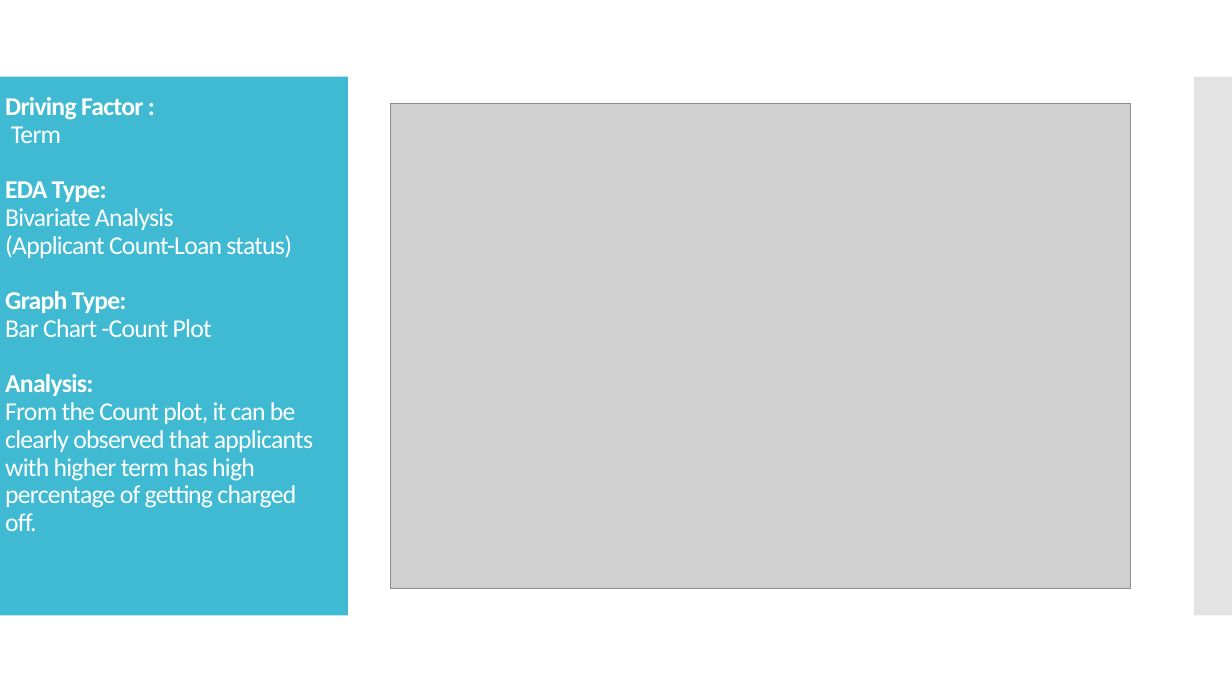
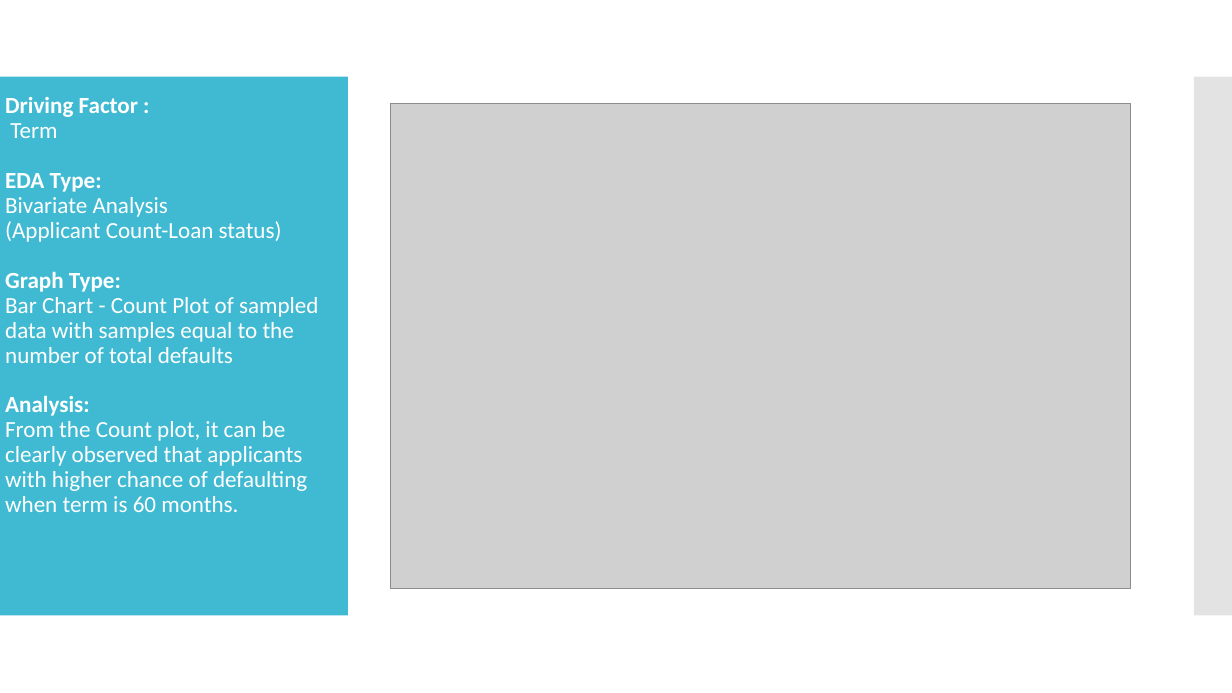
Before and after one commit to Tyagi0502/Lending-Club-Case-Study, a slide deck: slide 6 of Case Study.pptx. Drawn at 1232x693 pixels with LibreOffice and Linux fonts; fonts in the diff are those of the drawing; grey boxes stand for pictures. Boxes give left, top, right and bottom in pixels: in the first picture for what was removed or moved away, otherwise in the second. Text is boxed around its words. In the diff, an @@ line names an element or a change of style, - is before the commit and + after.

```diff
--- a/Case Study.pptx
+++ b/Case Study.pptx
@@ title at [5, 97, 319, 512]: text changed; size 20 to 18 pt @@
-Driving Factor :
-Term
-EDA Type:
-Bivariate Analysis
-(Applicant Count-Loan status)
-Graph Type:
-Bar Chart -Count Plot
-Analysis:
-From the Count plot, it can be clearly observed that applicants with higher term has high percentage of getting charged off.
+Driving Factor :
+Term
+EDA Type:
+Bivariate Analysis
+(Applicant Count-Loan status)
+Graph Type:
+Bar Chart - Count Plot of sampled data with samples equal to the number of total defaults
+Analysis:
+From the Count plot, it can be clearly observed that applicants with higher chance of defaulting when term is 60 months.
```
Also in this commit, not shown: 6 other slides changed, 1 slide added, 1 slide removed, 1 other file.
